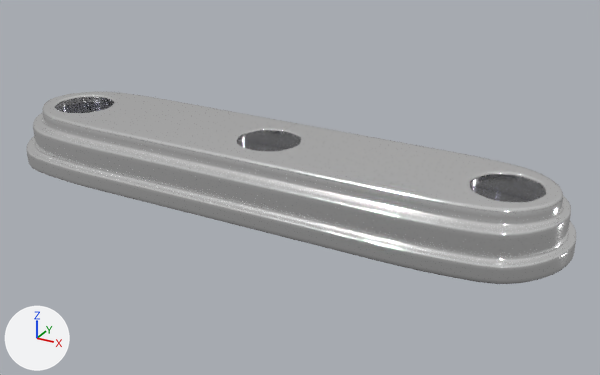
A saved change to the FBX model Blender/fbx/FaucetBase.fbx.
Both versions are drawn from a 50 mm camera at (0.145, -0.241, 0.125) aimed at (0.011, 0.003, 0.003). The lights are fixed; the arrows at lower left show +X, +Y and +Z. Where no turn or scale is listed for an object, it has been applied to the vertices.

Names of what the first picture shows: 'Grifo.001'.
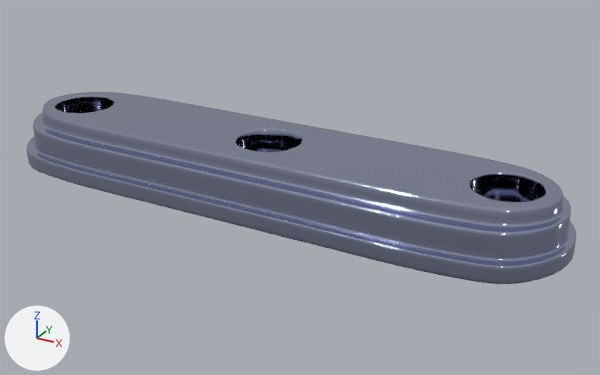
Location of each change, (x1, y1, x2, y2) in pixels of the pictures (600 x 375 px; the box of a moved part takes in the faces that stretch with it):
part 1 of me_mesh, moved or reshaped: (27, 128, 575, 284) in both
part 2 of me_mesh, recoloured: (27, 92, 576, 276) in both

The change, as a diff of the scene's bpy script:
```diff
--- a/Blender/fbx/FaucetBase.fbx.py
+++ b/Blender/fbx/FaucetBase.fbx.py
@@ mat_llave_001 @@
+mat_llave_001 = principled_material('Llave.001')
+mat_llave_001.base_color = (0.434, 0.472, 0.655)  # blue #b0b7d4
+mat_llave_001.metallic = 1.0
+mat_llave_001.roughness = 0.0809
@@ me_mesh @@
 # used by ob_grifo_001; location = (0.0, 0.0, 0.0)
-me_mesh.from_pydata(...)  # 5922 vertices, 5920 faces; spans x -0.109..0.109, y -0.03..0.03, z 0.0..0.02
+me_mesh.from_pydata(...)  # 5858 vertices, 5856 faces; spans x -0.109..0.109, y -0.03..0.03, z 0.0..0.02
+# me_mesh part 1: 117 vertices moved within x -0.109..0.109, y -0.03..0.03, z 0.001..0.02; 168 vertices removed from x -0.109..0.109, y -0.03..0.03, z 0.002..0.02; 104 vertices added at x -0.109..0.109, y -0.03..0.03, z 0.001
+# me_mesh part 2: 5424 faces spanning x -0.109..0.109, y -0.03..0.03, z 0.0..0.02 switch from mat_material to mat_llave_001 (blue #b0b7d3)
```
